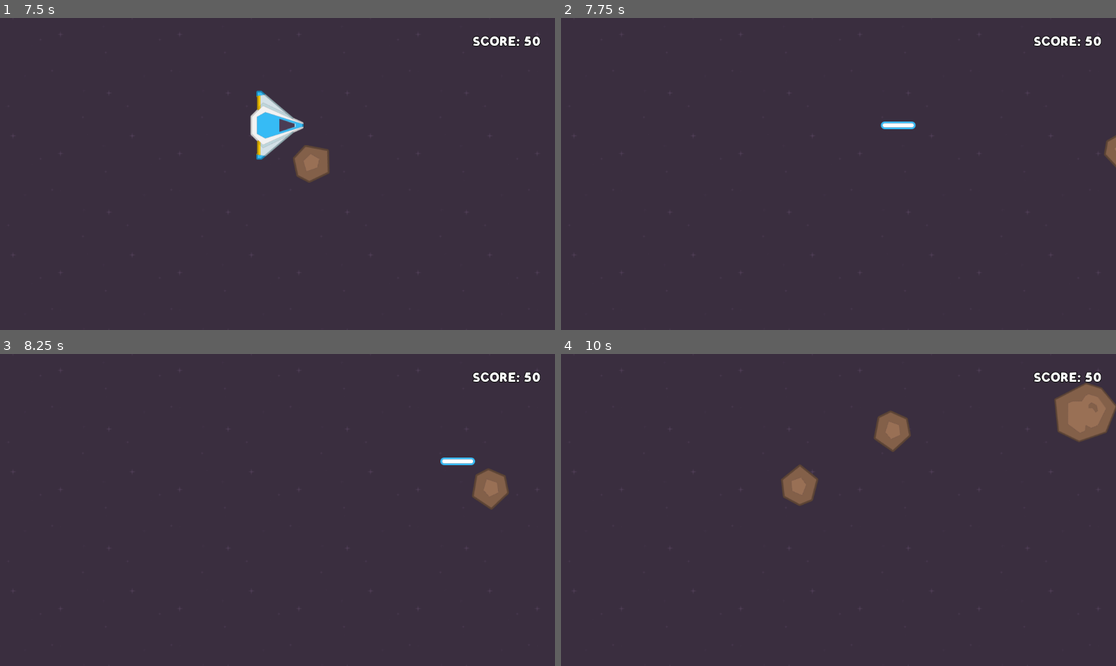
Above: before the commit, frames 1-4 (two rows, left to right).
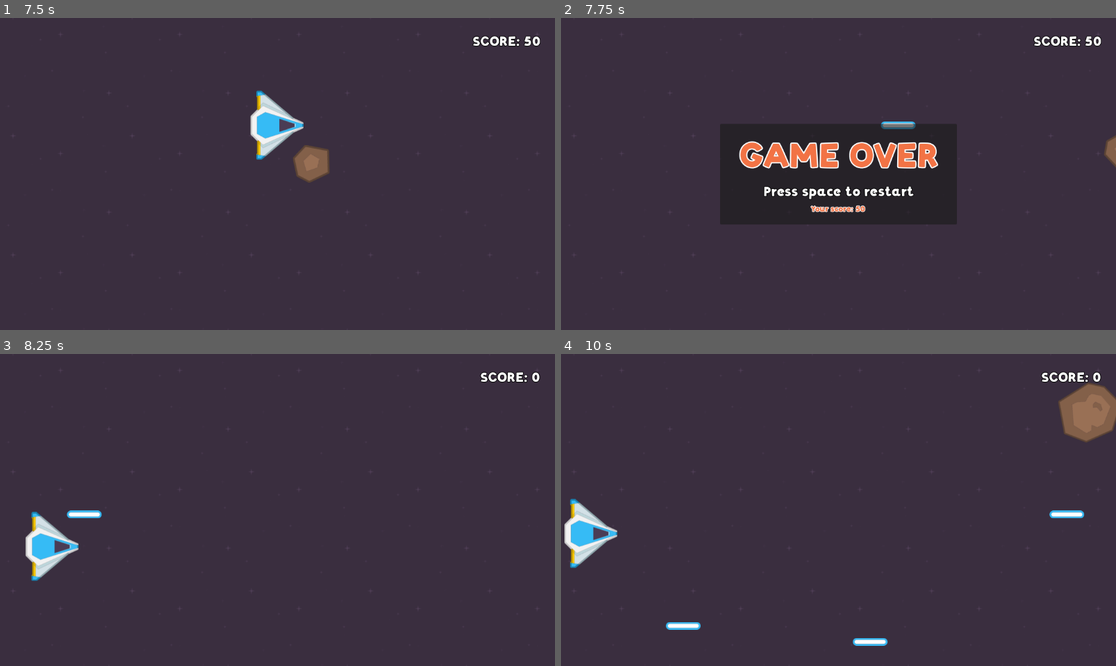
Above: after the commit, the same moments.

Repository: nikolasmdr08/Asteroid_shooter_godot
Game: Godot game, scene res://Scenes/main.tscn
The game is run twice, just before and just after one commit, with the same random seed, the same clock (stepped at 60 frames per second) and the same inputs.
Inputs:
- Up to frame 1 (7.5 s): tap Enter at 0.5 s; hold D (right) 0.53-1.28 s; tap Z (fire) every 0.75 s from 0.6 to 7.35 s; hold S (down) 1.28-2.03 s; hold D (right) 2.03-2.78 s; hold W (up) 2.78-3.53 s; hold A (left) 3.53-5.03 s; hold S (down) 5.03-5.78 s; hold D (right) 5.78-6.53 s; hold W (up) 6.53-7.28 s; hold D (right) from 7.28 s (still down)
- Up to frame 2 (7.75 s): keep holding D (right)
- Up to frame 3 (8.25 s): tap Space at 8 s; release D (right) at 8.03 s; hold S (down) from 8.03 s (still down); tap Z (fire) at 8.1 s
- Up to frame 4 (10 s): release S (down) at 8.78 s; hold A (left) 8.78-9.53 s; tap Z (fire) at 8.85, 9.6 s; hold W (up) from 9.53 s (still down)

Frame 1 is identical in both runs. In frame 2, 3.2% of the frame differs, in the area x 28-70%, y 33-64%; in frame 3, 2.2%; in frame 4, 3.4%, in the area x 0-100%, y 5-94%.

Commit message:
gameover ui and restart game

Diff:
--- a/Scenes/Player/player.gd
+++ b/Scenes/Player/player.gd
@@ -4,6 +4,8 @@
 @export var laser_scene: PackedScene
 
 func _physics_process(_delta: float) -> void:
+	if GameManager.is_game_over:
+		return
 	if Input.is_action_just_pressed("fire"):
 		create_laser()
 	process_inputs()
@@ -23,4 +25,5 @@
 
 func _on_area_2d_area_entered(area: Area2D) -> void:
 	if area.is_in_group("asteroids"):
+		GameManager.set_is_game_over(true)
 		queue_free()
--- a/Scenes/asteroid_spawner/asteroid_spawner.gd
+++ b/Scenes/asteroid_spawner/asteroid_spawner.gd
@@ -3,8 +3,11 @@
 @export var min_y:float
 @export var max_y:float
 @export var asteroids_list: Array[PackedScene]
+@onready var timer: Timer = $"../Timer"
 
 func create_asteriod() -> void:
+	if GameManager.is_game_over:
+		timer.stop()
 	var asteroid_scene = asteroids_list.pick_random()
 	var asteroid_instance = asteroid_scene.instantiate()
 	add_child(asteroid_instance)
--- /dev/null
+++ b/Scenes/game_over_trigger.gd
@@ -0,0 +1,5 @@
+extends Area2D
+
+func _on_area_entered(area: Area2D) -> void:
+	if area.is_in_group("asteroids"):
+		GameManager.set_is_game_over(true)
--- a/Scenes/main.tscn
+++ b/Scenes/main.tscn
@@ -8,12 +8,17 @@
 [ext_resource type="PackedScene" uid="uid://dq7vkrb4gju3t" path="res://scenes/asteroids/small_asteroid.tscn" id="5_21xkr"]
 [ext_resource type="PackedScene" uid="uid://dv6fpewnvjlfy" path="res://scenes/asteroids/medium_asteroid.tscn" id="6_6bp64"]
 [ext_resource type="PackedScene" uid="uid://slosun2rp684" path="res://scenes/ui/hud/hud.tscn" id="8_344ge"]
+[ext_resource type="PackedScene" uid="uid://cs568m0w4nkpt" path="res://scenes/ui/gameover/game_over_ui.tscn" id="9_85g3d"]
+[ext_resource type="Script" uid="uid://dpg37xyiav068" path="res://scenes/game_over_trigger.gd" id="10_choun"]
 
 [sub_resource type="RectangleShape2D" id="RectangleShape2D_8gbba"]
 size = Vector2(1152, 20)
 
 [sub_resource type="RectangleShape2D" id="RectangleShape2D_jjvhh"]
 size = Vector2(20, 659)
+
+[sub_resource type="RectangleShape2D" id="RectangleShape2D_ya4ey"]
+size = Vector2(22.9065, 80.7011)
 
 [node name="Main" type="Node2D"]
 
@@ -63,9 +68,22 @@
 [node name="Timer" type="Timer" parent="."]
 autostart = true
 
+[node name="GameOverTrigger" type="Area2D" parent="."]
+script = ExtResource("10_choun")
+
+[node name="CollisionShape2D" type="CollisionShape2D" parent="GameOverTrigger"]
+position = Vector2(-121.735, 329)
+rotation = -3.14159
+scale = Vector2(2.24693, -8.67398)
+shape = SubResource("RectangleShape2D_ya4ey")
+
 [node name="UILayer" type="CanvasLayer" parent="."]
 
 [node name="HUD" parent="UILayer" instance=ExtResource("8_344ge")]
 metadata/_edit_lock_ = true
 
+[node name="GameOverUI" parent="UILayer" instance=ExtResource("9_85g3d")]
+visible = false
+
 [connection signal="timeout" from="Timer" to="AsteroidSpawner" method="_on_timer_timeout"]
+[connection signal="area_entered" from="GameOverTrigger" to="GameOverTrigger" method="_on_area_entered"]
--- /dev/null
+++ b/Scenes/ui/gameover/game_over_ui.gd
@@ -0,0 +1,8 @@
+extends Control
+@onready var score_label: Label = $PanelContainer/MarginContainer/VBoxContainer/ScoreLabel
+
+# Called every frame. 'delta' is the elapsed time since the previous frame.
+func _process(delta: float) -> void:
+	if GameManager.is_game_over:
+		visible = true
+		score_label.text = "Your score: " + str(GameManager.score)
--- /dev/null
+++ b/Scenes/ui/gameover/game_over_ui.tscn
@@ -0,0 +1,66 @@
+[gd_scene load_steps=6 format=3 uid="uid://cs568m0w4nkpt"]
+
+[ext_resource type="FontFile" uid="uid://dm0sb6w8xpefj" path="res://assets/fonts/Zyzol.otf" id="1_6u1iv"]
+[ext_resource type="Script" uid="uid://4kxkxc0w0ime" path="res://scenes/ui/gameover/game_over_ui.gd" id="1_062jk"]
+[ext_resource type="LabelSettings" uid="uid://cr2dlehbswwsy" path="res://resorces/hud.tres" id="2_g46s0"]
+
+[sub_resource type="LabelSettings" id="LabelSettings_g46s0"]
+font = ExtResource("1_6u1iv")
+font_size = 70
+font_color = Color(0.946543, 0.451427, 0.27136, 1)
+outline_size = 10
+
+[sub_resource type="LabelSettings" id="LabelSettings_062jk"]
+font = ExtResource("1_6u1iv")
+font_color = Color(0.945098, 0.45098, 0.270588, 1)
+outline_size = 5
+
+[node name="GameOverUI" type="Control"]
+layout_mode = 3
+anchors_preset = 15
+anchor_right = 1.0
+anchor_bottom = 1.0
+grow_horizontal = 2
+grow_vertical = 2
+script = ExtResource("1_062jk")
+
+[node name="PanelContainer" type="PanelContainer" parent="."]
+layout_mode = 1
+anchors_preset = 8
+anchor_left = 0.5
+anchor_top = 0.5
+anchor_right = 0.5
+anchor_bottom = 0.5
+offset_left = -20.0
+offset_top = -20.0
+offset_right = 20.0
+offset_bottom = 20.0
+grow_horizontal = 2
+grow_vertical = 2
+
+[node name="MarginContainer" type="MarginContainer" parent="PanelContainer"]
+layout_mode = 2
+theme_override_constants/margin_left = 40
+theme_override_constants/margin_top = 20
+theme_override_constants/margin_right = 40
+theme_override_constants/margin_bottom = 20
+
+[node name="VBoxContainer" type="VBoxContainer" parent="PanelContainer/MarginContainer"]
+layout_mode = 2
+
+[node name="GameOverLabel" type="Label" parent="PanelContainer/MarginContainer/VBoxContainer"]
+layout_mode = 2
+text = "GAME OVER"
+label_settings = SubResource("LabelSettings_g46s0")
+
+[node name="PressSpaceLabel" type="Label" parent="PanelContainer/MarginContainer/VBoxContainer"]
+layout_mode = 2
+text = "Press space to restart"
+label_settings = ExtResource("2_g46s0")
+horizontal_alignment = 1
+
+[node name="ScoreLabel" type="Label" parent="PanelContainer/MarginContainer/VBoxContainer"]
+layout_mode = 2
+text = "Your score: 1000"
+label_settings = SubResource("LabelSettings_062jk")
+horizontal_alignment = 1
--- a/autoloads/game_manager.gd
+++ b/autoloads/game_manager.gd
@@ -1,10 +1,20 @@
 extends Node
 
 var score = 0
+var is_game_over = false
 
 func _process(delta: float) -> void:
-	pass
+	if is_game_over and Input.is_action_just_pressed("fire"):
+		restart_game()
+
+func restart_game():
+	get_tree().reload_current_scene()
+	is_game_over = false
+	score = 0
 
 func add_score(points):
-	score+=points
-	print(score)
+	if not is_game_over:
+		score+=points
+
+func set_is_game_over(value):
+	is_game_over = value
Not shown, added: Scenes/game_over_trigger.gd.uid
Not shown: 1 places in Scenes/main.tscn that only renumber resources
Not shown, added: Scenes/ui/gameover/game_over_ui.gd.uid
